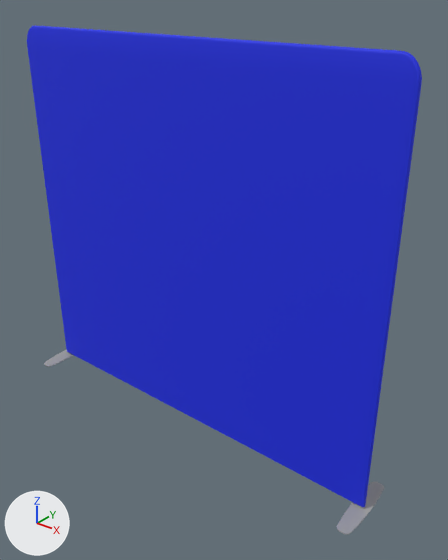
A saved change to the glTF model models/backdrops/Quickzip/8ftStraight.glb.
One viewpoint serves both versions: a camera (50 mm lens) standing at (2.15, -2.34, 2.51) and looking at (0.2, 0.09, 1.0). Arrows for +X, +Y and +Z are at lower left; the lights stay in place. The picture after the commit comes second.

Names of what the first picture shows: '8ft Quickzip Straight'.
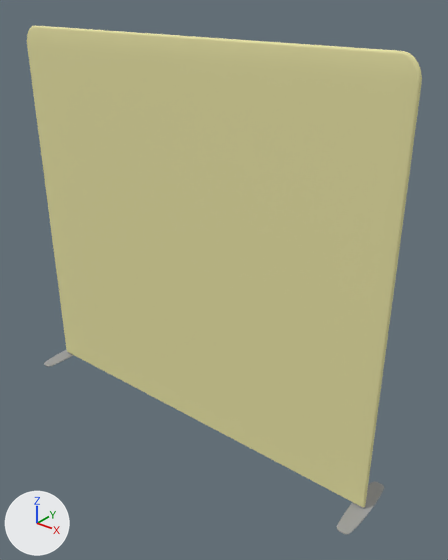
What differs and where, as boxes (x1, y1, x2, y2) in the pictures (448 x 560 px):
'8ft Quickzip Straight', recoloured (blue to beige)
    both: (27, 25, 422, 532)

The change, as a diff of the scene's bpy script:
```diff
--- a/models/backdrops/Quickzip/8ftStraight.glb.py
+++ b/models/backdrops/Quickzip/8ftStraight.glb.py
@@ mat_paint_color @@
 mat_paint_color = principled_material('paint_color')
-mat_paint_color.base_color = (0.00943, 0.0249, 0.8)  # blue #192ce7
+mat_paint_color.base_color = (0.8, 0.76, 0.368)  # beige #e7e2a3
 mat_paint_color.roughness = 0.691
```
